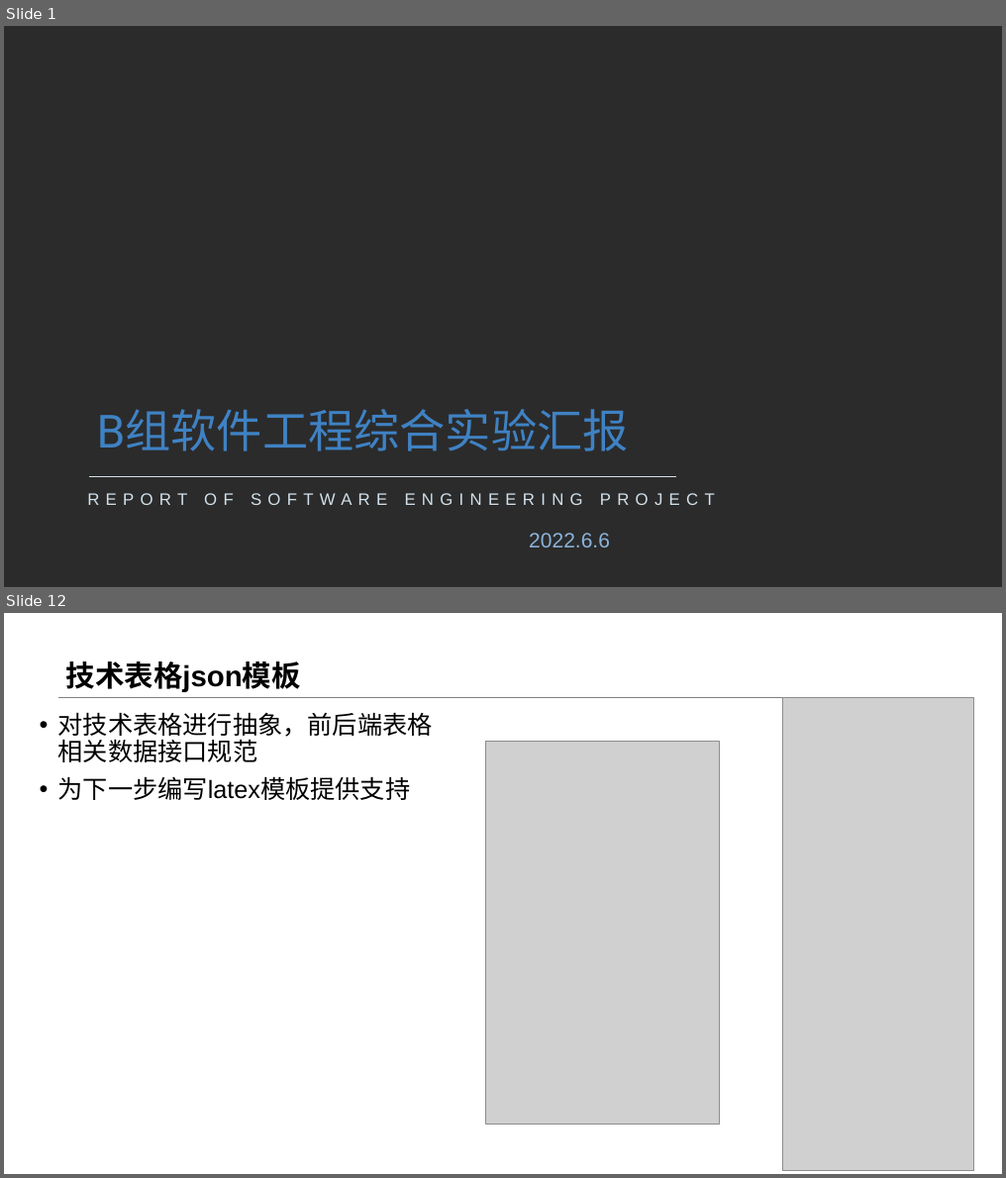
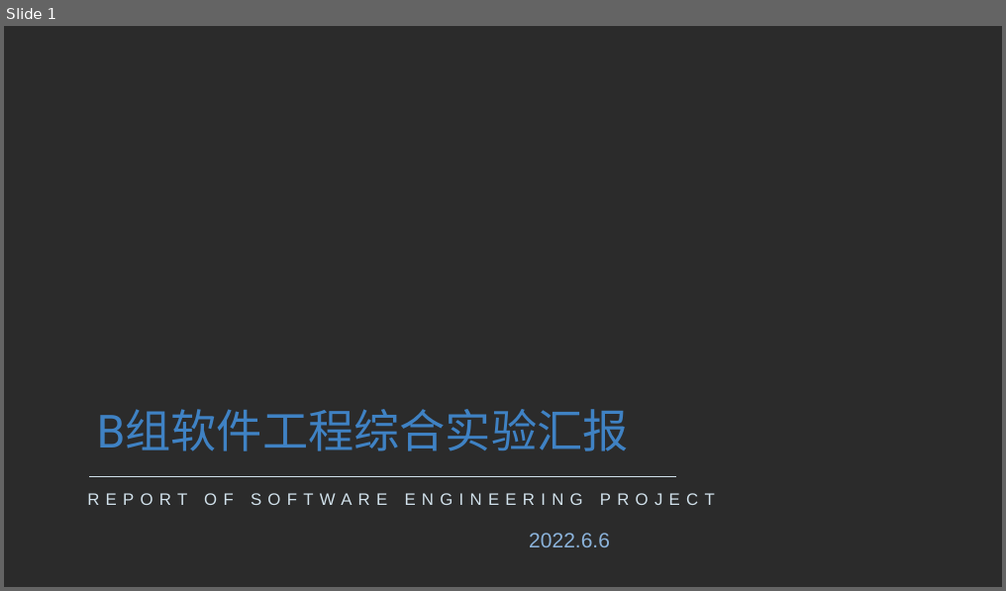
Before and after one commit to NJU610/NJUTesting, a slide deck: 文档/汇报ppt/6.6汇报.pptx. Shown one above the other, each under a label of ours: slides 1 and 12 before the commit, slide 1 after it; the slides between them are not shown. The pictures are 1006x1178 and 1006x591 pixels, drawn with LibreOffice and Linux fonts; fonts in the diff are those of the drawing; grey boxes stand for pictures; background and template pictures are left out; a plain dark background stands for a picture behind light text. Boxes give left, top, right and bottom in pixels: in the first picture for what was removed or moved away, otherwise in the second. Text is boxed around its words. In the diff, an @@ line names an element or a change of style, - is before the commit and + after.

```diff
--- a/文档/汇报ppt/6.6汇报.pptx
+++ b/文档/汇报ppt/6.6汇报.pptx
@@ slide 12 removed at bbox=[4, 613, 1002, 1174], background #FFFFFF @@
@@ title removed at bbox=[66, 662, 301, 692] @@
-技术表格json模板
@@ line removed from (58, 697) to (947, 697) @@
@@ picture removed at bbox=[783, 697, 974, 1170] @@
@@ text removed at bbox=[58, 712, 433, 800] @@
-• 对技术表格进行抽象，前后端表格相关数据接口规范
-• 为下一步编写latex模板提供支持
@@ picture removed at bbox=[485, 741, 719, 1124] @@
```
Also in this commit, not shown: 9 slides changed, 7 slides added, 6 other slides removed.
